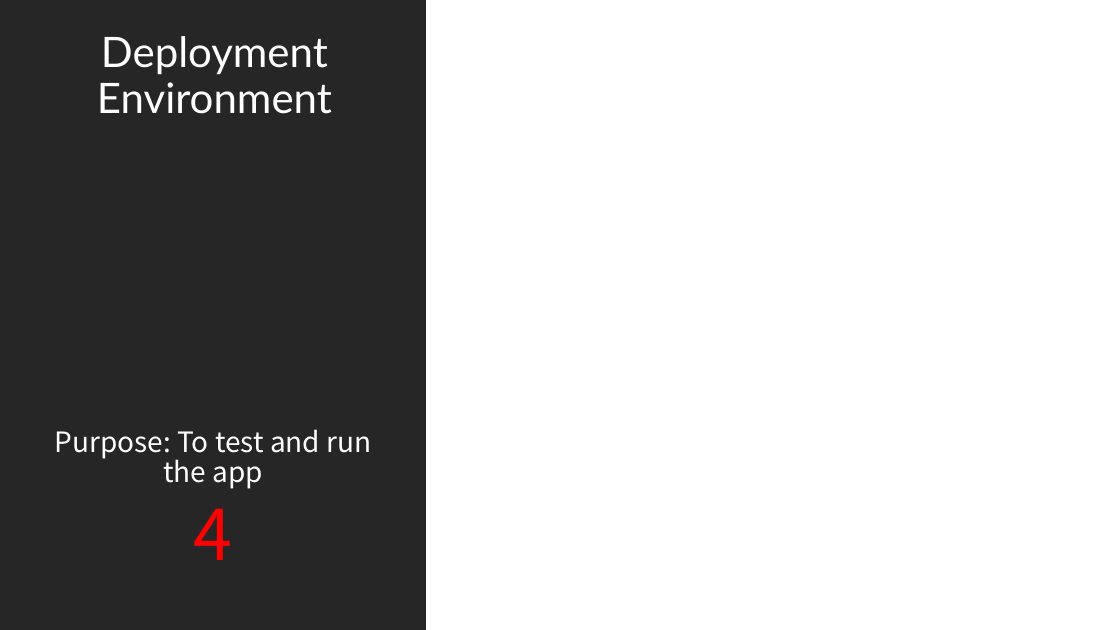
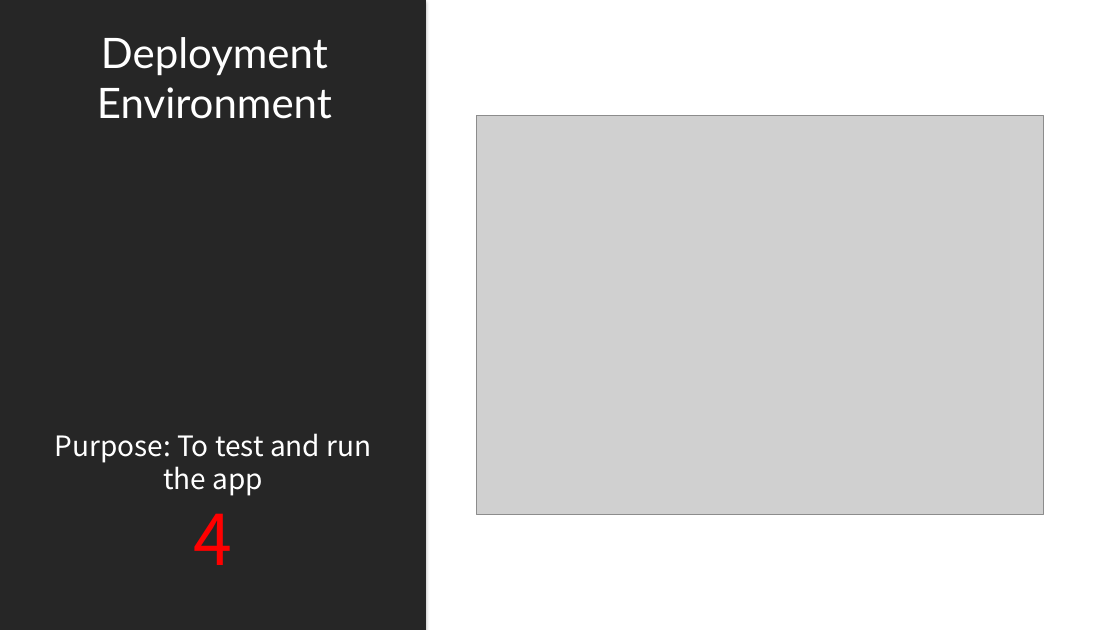
Before and after one commit to Computer-Girl/3308Project, a slide deck: slide 11 of ProjectPresentation.pptx. Drawn at 1120x630 pixels with LibreOffice and Linux fonts; fonts in the diff are those of the drawing; grey boxes stand for pictures. Boxes give left, top, right and bottom in pixels: in the first picture for what was removed or moved away, otherwise in the second. Text is boxed around its words. In the diff, an @@ line names an element or a change of style, - is before the commit and + after.

Commit message:
Updated Deployment Slide

```diff
--- a/ProjectPresentation.pptx
+++ b/ProjectPresentation.pptx
@@ rectangle at box(0, 0, 426, 630): shadow on @@
@@ text "Deployment Environment" at box(97, 37, 332, 119): line spacing 0.9 to 1 @@
@@ picture added at box(476, 115, 1044, 514) @@
@@ text "Purpose: To test and run ..." at box(55, 433, 371, 565): line spacing 0.9 to 1; less space between paragraphs @@
```
Also in this commit, not shown: 10 other slides changed.
